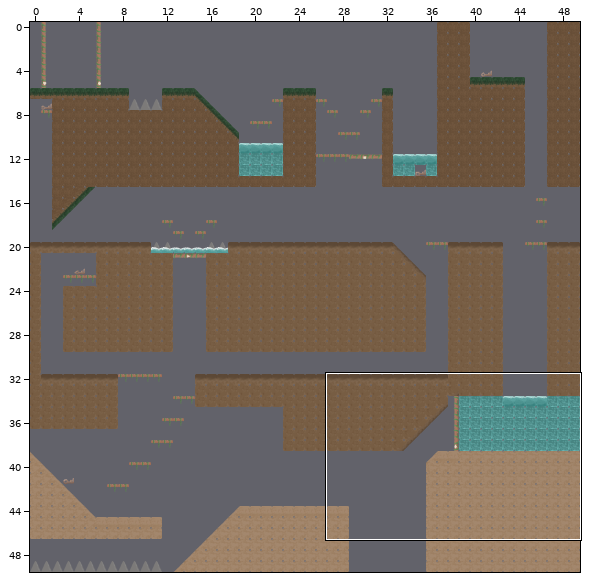
Level history. Tiled map: assets/map.tmx. The first picture is a wide view before the edit; the outline marks the close-up.
Close-up. The starting point:
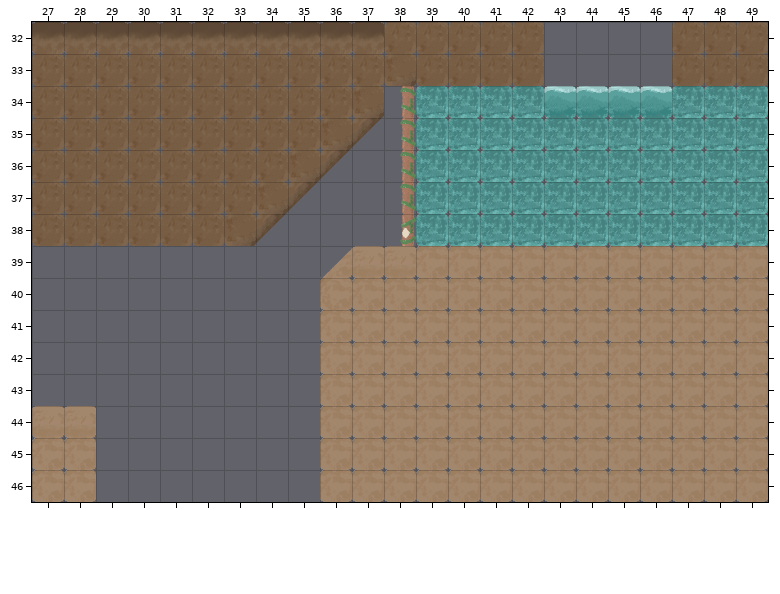
Cells are 32x32 px. Shown: x 27..49, y 32..46. The commit also changed other parts of the map, which this record leaves out.
Once edited:
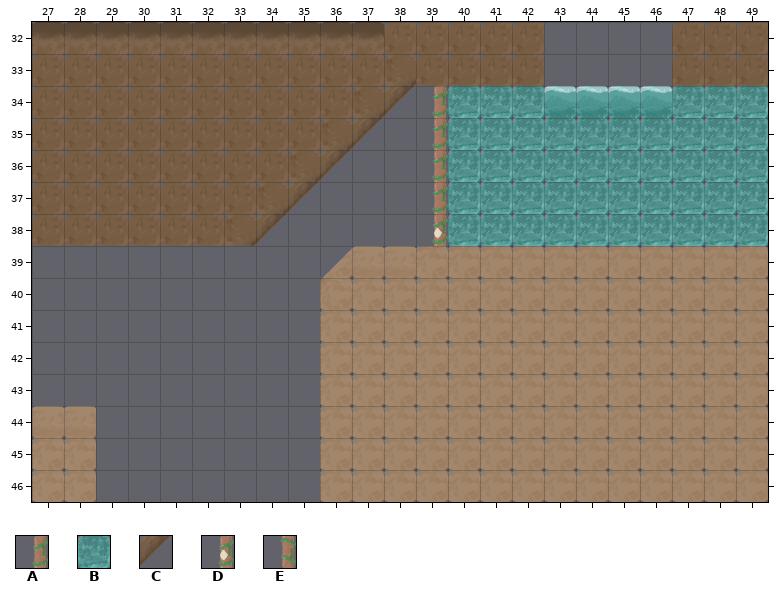
Key: from "tileset": A 555 flipped left-right; from "tuilesJeu": B 200, C 403 turned 90, D 405 flipped left-right, E 555 turned 180.
_ is an empty cell.
Tiles replaced or removed in this view: B, D, E.
Changes in this commit:
Changed rows in their new state; . is an unchanged cell.
Layer "calque_plateformes":
first column x 38:
34 CA
35 _A
36 _A
37 _A
38 _D
